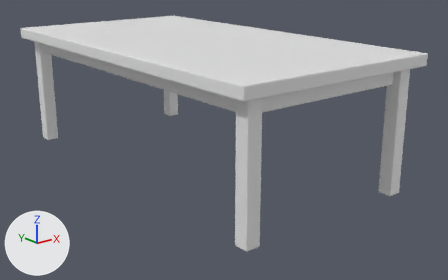
Before and after pictures for a commit that changed the Blender file off-the-grid/Assets/3d/Julia/Table and Chairs/Table.blend.
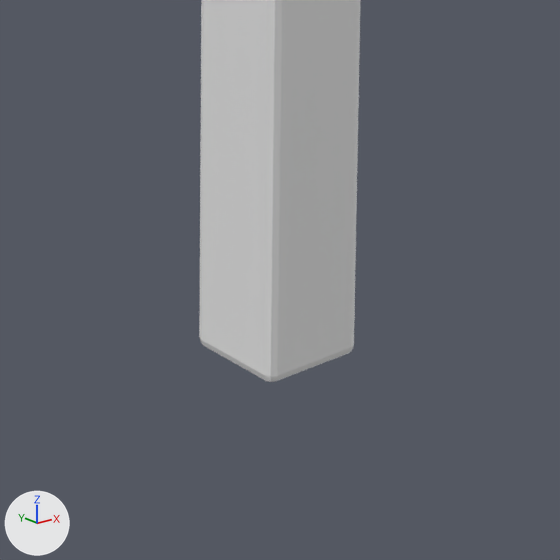
The first picture shows the older version from a camera (50 mm lens) standing at (-2.37, -6.31, 1.98) and looking at (1.08, -1.99, 0.25). The close-ups show the older and then the newer version on the part from 45% to 65% of the width and 68% to 100% of the height of that picture. Only the edits that show in the close-ups are written down. Lighting does not change. The marker at lower left points along +X, +Y and +Z. Objects named as collision shapes, trigger or cutter boxes, shadow casters or lower levels of detail are left out.

The scene before the commit, as lines of its bpy script (objects in view):
```python
me_cube_002 = bpy.data.meshes.new('Cube.002')
me_cube_002.from_pydata(...)  # 352 vertices, 342 faces; spans x 0.0..1.9, y -3.53..0.0, z 0.0..1.17
# faces by material slot: [269, 73]
me_cube_002.materials.append(mat_tabletop)  # white #e7e7e7
me_cube_002.materials.append(mat_table_legs)  # white #e7e7e7
ob_table = bpy.data.objects.new('Table', me_cube_002)
ob_table.location = (0.0, 0.0, 0.0)
```
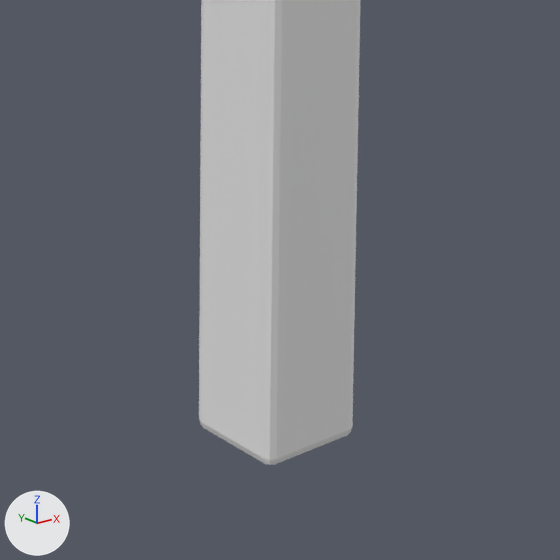
The edits, one by one:
me_cube_002 is used by ob_table; location (0.0, 0.0, 0.0).
me_cube_002 had 352 vertices, 342 faces and spanned x 0.0..1.9, y -3.53..0.0, z 0.0..1.17.
me_cube_002 now has 352 vertices, 342 faces and spans x 0.0..1.9, y -3.53..0.0, z -0.1..1.17.
me_cube_002 part 1: all 28 vertices in x 0.1..0.23, y -3.45..-3.32, z 0.0..0.01 are moved by (0.0, 0.0, -0.1).
Other edits to the shape of me_cube_002 do not show in these pictures.

Where the change shows, as pixel boxes (x1, y1, x2, y2) in the close-ups (560 x 560 px):
'Table', reshaped
    before: (199, 0, 361, 382)
    after: (199, 0, 361, 465)
